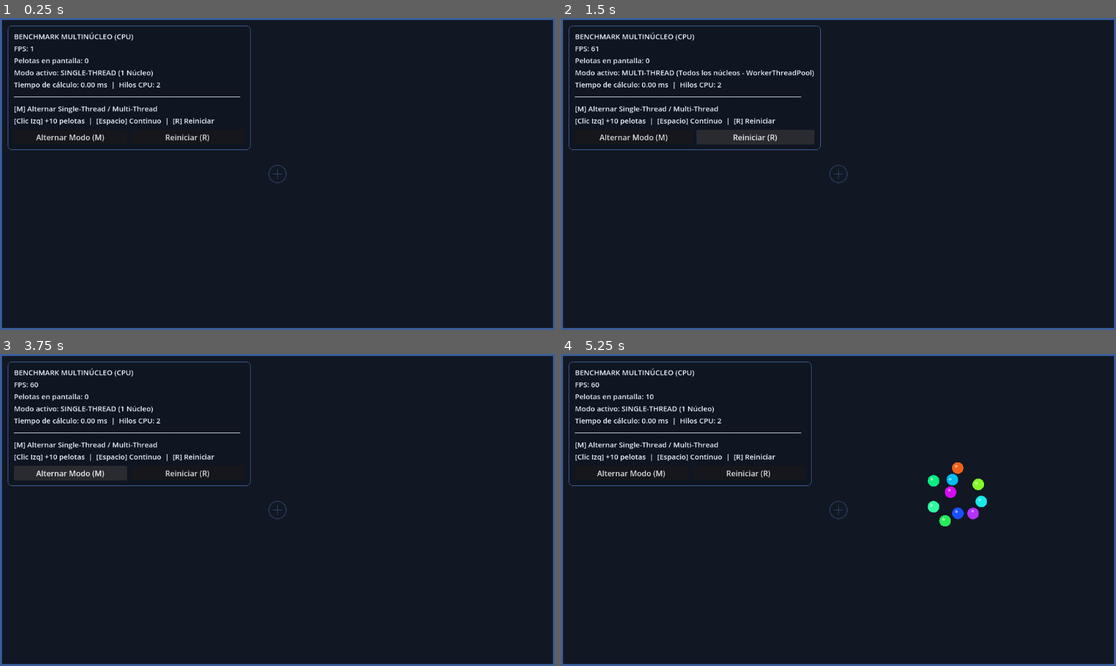
Above: before the commit, frames 1-4 (two rows, left to right).
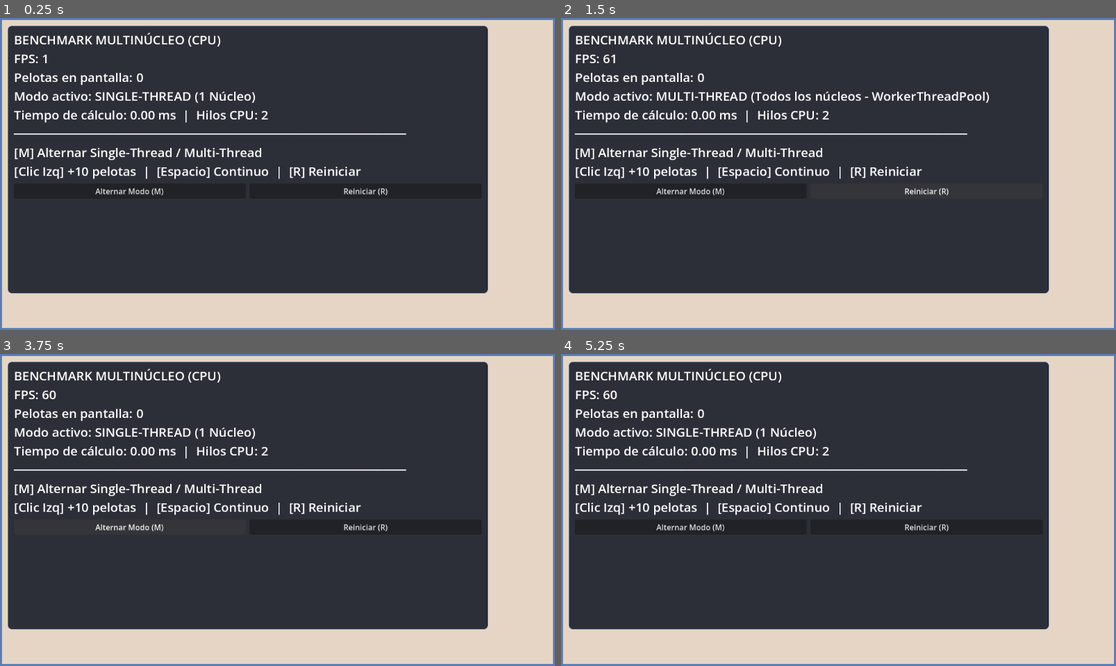
Above: after the commit, the same moments.

Repository: hacketubers-entertainment/experimentoGodot
Game: Godot game, scene res://main.tscn
Same seed, same stepped clock (60 frames per second), same inputs: the game is played once before the commit and once after it.
Inputs (mouse positions are in pixels of both pictures, inside the frame that each line leads up to):
- Up to frame 1 (0.25 s): no input
- Up to frame 2 (1.5 s): click "Alternar Modo (M)" at 0.5 s; click "Reiniciar (R)" at 1.25 s
- Up to frame 3 (3.75 s): click "Reiniciar (R)" at 2 s; click "Reiniciar (R)" at 2.75 s; click "Alternar Modo (M)" at 3.5 s
- Up to frame 4 (5.25 s): click "Alternar Modo (M)" at 4.25 s; tap Enter at 5 s; move the mouse to (960, 494) at 5.02 s; tap M at 5.1 s; click (960, 494) at 5.17 s

The runs differ from the first frame. In frame 1, 95% of the frame differs, in the area x 0-100%, y 0-100%; in frame 2, 97%; in frame 3, 97%; in frame 4, 95%.

Commit message:
feat: agregue la cara de redrigo de textura

Diff:
--- a/ball.tscn
+++ b/ball.tscn
@@ -1,18 +1,29 @@
-[gd_scene load_steps=4 format=3]
+[gd_scene format=3 uid="uid://yhu435s7p8kb"]
 
-[ext_resource type="Script" path="res://ball.gd" id="1_ball"]
+[ext_resource type="Script" uid="uid://iew8p38x0uec" path="res://ball.gd" id="1_ball"]
+[ext_resource type="Texture2D" uid="uid://cwppaiqgah6i5" path="res://Pegado 24:11:2026 a la(s) 11.29.16 a.m..png" id="2_41u45"]
 
 [sub_resource type="PhysicsMaterial" id="PhysicsMaterial_ball"]
 friction = 0.1
 bounce = 0.85
 
 [sub_resource type="CircleShape2D" id="CircleShape2D_ball"]
-radius = 12.0
+radius = 60.207973
 
-[node name="Ball" type="RigidBody2D"]
+[sub_resource type="SpriteFrames" id="SpriteFrames_ktgx5"]
+resource_local_to_scene = true
+
+[node name="Ball" type="RigidBody2D" unique_id=229808025]
 physics_material_override = SubResource("PhysicsMaterial_ball")
 can_sleep = false
 script = ExtResource("1_ball")
 
-[node name="CollisionShape2D" type="CollisionShape2D" parent="."]
+[node name="CollisionShape2D" type="CollisionShape2D" parent="." unique_id=385142123]
 shape = SubResource("CircleShape2D_ball")
+
+[node name="AnimatedSprite2D" type="AnimatedSprite2D" parent="." unique_id=738988714]
+sprite_frames = SubResource("SpriteFrames_ktgx5")
+
+[node name="De28cc2eD94c4d5b95e600ec156ad0ba1105C" type="Sprite2D" parent="." unique_id=1606326183]
+scale = Vector2(0.18482877, 0.180462)
+texture = ExtResource("2_41u45")
--- a/main.tscn
+++ b/main.tscn
@@ -1,7 +1,7 @@
-[gd_scene load_steps=8 format=3]
+[gd_scene format=3 uid="uid://dbcufpbl4w7gv"]
 
-[ext_resource type="Script" path="res://spawner_controller.gd" id="1_spawner"]
-[ext_resource type="Script" path="res://physics_load_simulator.gd" id="2_physics_manager"]
+[ext_resource type="Script" uid="uid://btpsvwe8gu0tv" path="res://spawner_controller.gd" id="1_spawner"]
+[ext_resource type="Script" uid="uid://btbhisqdjdxrx" path="res://physics_load_simulator.gd" id="2_physics_manager"]
 
 [sub_resource type="RectangleShape2D" id="RectangleShape2D_left"]
 size = Vector2(200, 1048)
@@ -27,70 +27,72 @@
 corner_radius_bottom_right = 8
 corner_radius_bottom_left = 8
 
-[node name="Main" type="Node2D"]
+[sub_resource type="LabelSettings" id="LabelSettings_0xm2m"]
+font_size = 26
+
+[node name="Main" type="Node2D" unique_id=1365769436]
 script = ExtResource("1_spawner")
 
-[node name="Background" type="ColorRect" parent="."]
+[node name="Background" type="ColorRect" parent="." unique_id=722258428]
 show_behind_parent = true
 z_index = -10
 offset_right = 1152.0
 offset_bottom = 648.0
 mouse_filter = 2
-color = Color(0.07, 0.09, 0.14, 1)
+color = Color(0.9011578, 0.8359015, 0.7710327, 1)
 
-[node name="Walls" type="Node2D" parent="."]
+[node name="Walls" type="Node2D" parent="." unique_id=1153000634]
 
-[node name="WallLeft" type="StaticBody2D" parent="Walls"]
+[node name="WallLeft" type="StaticBody2D" parent="Walls" unique_id=2057528511]
 position = Vector2(-100, 324)
 
-[node name="CollisionShape2D" type="CollisionShape2D" parent="Walls/WallLeft"]
+[node name="CollisionShape2D" type="CollisionShape2D" parent="Walls/WallLeft" unique_id=552464586]
 shape = SubResource("RectangleShape2D_left")
 
-[node name="WallRight" type="StaticBody2D" parent="Walls"]
+[node name="WallRight" type="StaticBody2D" parent="Walls" unique_id=598476044]
 position = Vector2(1252, 324)
 
-[node name="CollisionShape2D" type="CollisionShape2D" parent="Walls/WallRight"]
+[node name="CollisionShape2D" type="CollisionShape2D" parent="Walls/WallRight" unique_id=932043872]
 shape = SubResource("RectangleShape2D_right")
 
-[node name="WallTop" type="StaticBody2D" parent="Walls"]
+[node name="WallTop" type="StaticBody2D" parent="Walls" unique_id=1138751846]
 position = Vector2(576, -100)
 
-[node name="CollisionShape2D" type="CollisionShape2D" parent="Walls/WallTop"]
+[node name="CollisionShape2D" type="CollisionShape2D" parent="Walls/WallTop" unique_id=1953164028]
 shape = SubResource("RectangleShape2D_top")
 
-[node name="WallBottom" type="StaticBody2D" parent="Walls"]
+[node name="WallBottom" type="StaticBody2D" parent="Walls" unique_id=8180795]
 position = Vector2(576, 748)
 
-[node name="CollisionShape2D" type="CollisionShape2D" parent="Walls/WallBottom"]
+[node name="CollisionShape2D" type="CollisionShape2D" parent="Walls/WallBottom" unique_id=2120851775]
 shape = SubResource("RectangleShape2D_bottom")
 
-[node name="BallsContainer" type="Node2D" parent="."]
+[node name="BallsContainer" type="Node2D" parent="." unique_id=1411968542]
 
-[node name="PhysicsManager" type="Node" parent="."]
+[node name="PhysicsManager" type="Node" parent="." unique_id=1002875875]
 script = ExtResource("2_physics_manager")
-balls_container_path = NodePath("../BallsContainer")
 
-[node name="CanvasLayer" type="CanvasLayer" parent="."]
+[node name="CanvasLayer" type="CanvasLayer" parent="." unique_id=1873394774]
 
-[node name="HudPanel" type="PanelContainer" parent="CanvasLayer"]
+[node name="HudPanel" type="PanelContainer" parent="CanvasLayer" unique_id=1716773266]
 offset_left = 16.0
 offset_top = 16.0
-offset_right = 520.0
-offset_bottom = 248.0
+offset_right = 1013.0
+offset_bottom = 572.0
 theme_override_styles/panel = SubResource("StyleBoxFlat_hud")
 
-[node name="MarginContainer" type="MarginContainer" parent="CanvasLayer/HudPanel"]
+[node name="MarginContainer" type="MarginContainer" parent="CanvasLayer/HudPanel" unique_id=1479297308]
 layout_mode = 2
 theme_override_constants/margin_left = 12
 theme_override_constants/margin_top = 10
 theme_override_constants/margin_right = 12
 theme_override_constants/margin_bottom = 10
 
-[node name="VBoxContainer" type="VBoxContainer" parent="CanvasLayer/HudPanel/MarginContainer"]
+[node name="VBoxContainer" type="VBoxContainer" parent="CanvasLayer/HudPanel/MarginContainer" unique_id=494210609]
 layout_mode = 2
 theme_override_constants/separation = 8
 
-[node name="StatsLabel" type="Label" parent="CanvasLayer/HudPanel/MarginContainer/VBoxContainer"]
+[node name="StatsLabel" type="Label" parent="CanvasLayer/HudPanel/MarginContainer/VBoxContainer" unique_id=28395730]
 layout_mode = 2
 theme_override_colors/font_color = Color(0.92, 0.96, 1, 1)
 theme_override_font_sizes/font_size = 15
@@ -98,18 +100,19 @@
 FPS: 0
 Pelotas en pantalla: 0
 Modo activo: SINGLE-THREAD (1 Núcleo)"
+label_settings = SubResource("LabelSettings_0xm2m")
 
-[node name="ButtonsRow" type="HBoxContainer" parent="CanvasLayer/HudPanel/MarginContainer/VBoxContainer"]
+[node name="ButtonsRow" type="HBoxContainer" parent="CanvasLayer/HudPanel/MarginContainer/VBoxContainer" unique_id=497069882]
 layout_mode = 2
 theme_override_constants/separation = 8
 
-[node name="ToggleModeButton" type="Button" parent="CanvasLayer/HudPanel/MarginContainer/VBoxContainer/ButtonsRow"]
+[node name="ToggleModeButton" type="Button" parent="CanvasLayer/HudPanel/MarginContainer/VBoxContainer/ButtonsRow" unique_id=488624775]
 layout_mode = 2
 size_flags_horizontal = 3
 focus_mode = 0
 text = "Alternar Modo (M)"
 
-[node name="ResetButton" type="Button" parent="CanvasLayer/HudPanel/MarginContainer/VBoxContainer/ButtonsRow"]
+[node name="ResetButton" type="Button" parent="CanvasLayer/HudPanel/MarginContainer/VBoxContainer/ButtonsRow" unique_id=314095752]
 layout_mode = 2
 size_flags_horizontal = 3
 focus_mode = 0
--- a/project.godot
+++ b/project.godot
@@ -8,17 +8,22 @@
 
 config_version=5
 
+[accessibility]
+
+general/updates_per_second=100
+
 [application]
 
 config/name="Juego Multinucleo"
 run/main_scene="res://main.tscn"
 config/features=PackedStringArray("4.6", "Forward Plus")
-config/icon="res://icon.svg"
+config/icon="uid://bk6mtw6ennegt"
+config/macos_native_icon="uid://bk6mtw6ennegt"
 
 [physics]
 
+2d/run_on_separate_thread=true
 common/max_physics_steps_per_frame=1
-2d/run_on_separate_thread=true
 3d/physics_engine="Jolt Physics"
 
 [rendering]
Binary file added: DE28CC2E-D94C-4D5B-95E6-00EC156AD0BA_1_105_c.jpeg
Not shown, added: DE28CC2E-D94C-4D5B-95E6-00EC156AD0BA_1_105_c.jpeg.import
Binary file added: Pegado 24:11:2026 a la(s) 11.29.16 a.m..png
Not shown, added: Pegado 24:11:2026 a la(s) 11.29.16 a.m..png.import
